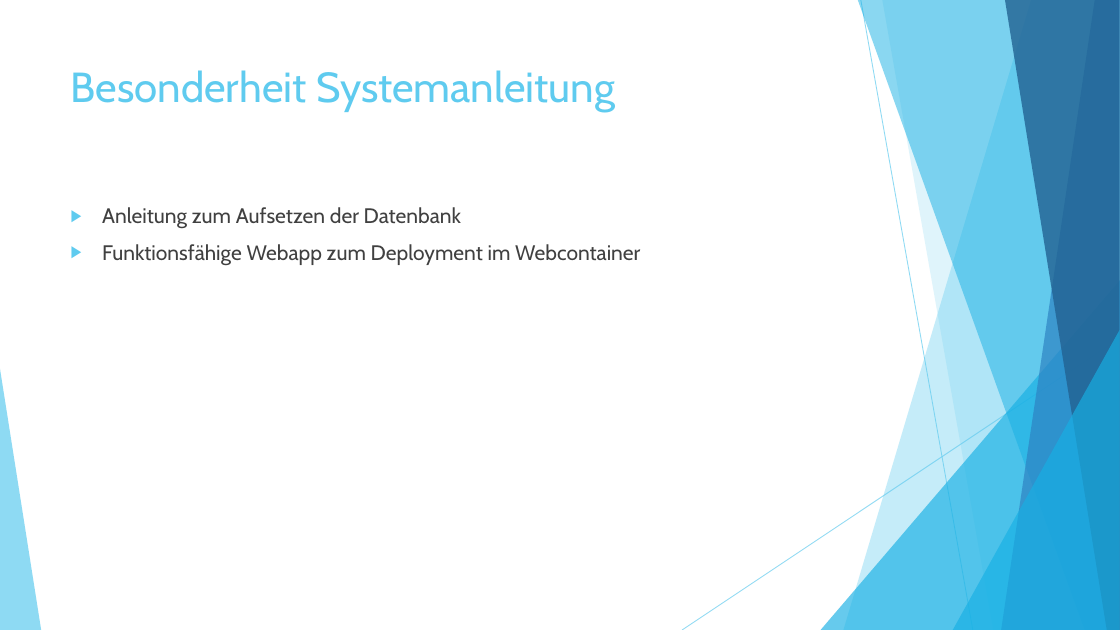
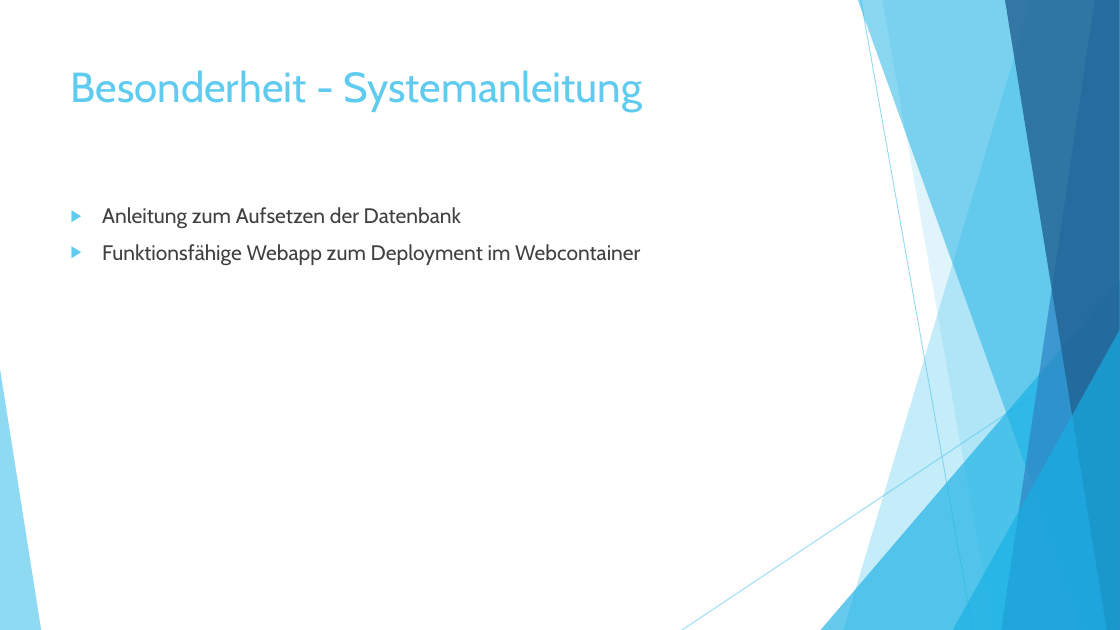
Before and after one commit to franzigeiger/unicorn, a slide deck: slide 6 of Dokumentation_DBS/Wahlinformationssystem.pptx (slide 5 before the commit). Drawn at 1120x630 pixels with LibreOffice and Linux fonts; fonts in the diff are those of the drawing. Boxes give left, top, right and bottom in pixels: in the first picture for what was removed or moved away, otherwise in the second. Text is boxed around its words. In the diff, an @@ line names an element or a change of style, - is before the commit and + after.

```diff
--- a/Dokumentation_DBS/Wahlinformationssystem.pptx
+++ b/Dokumentation_DBS/Wahlinformationssystem.pptx
@@ title at [71, 70, 642, 112]: text changed @@
-Besonderheit Systemanleitung
+Besonderheit - Systemanleitung
```
Also in this commit, not shown: 1 other slide changed, 1 other file.
